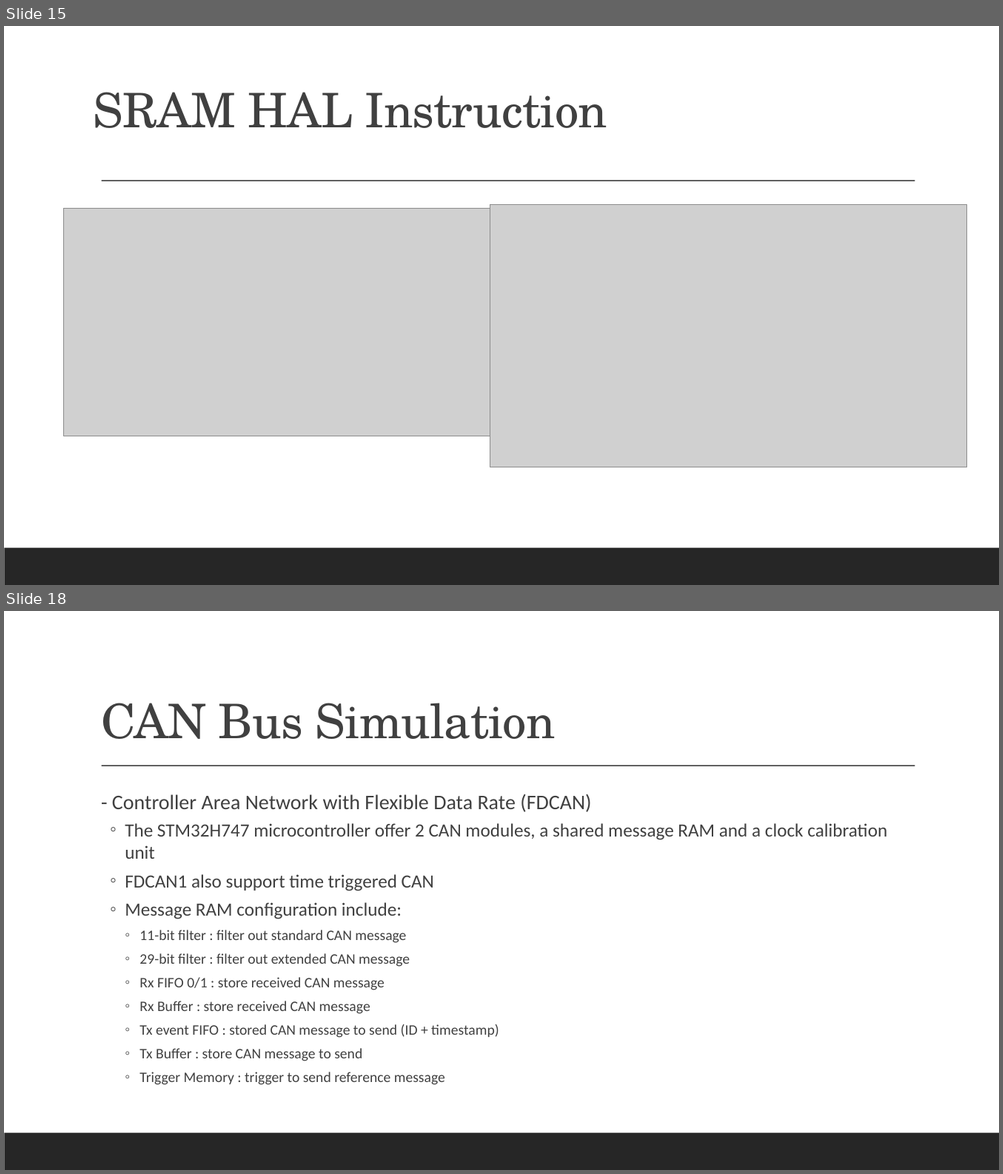
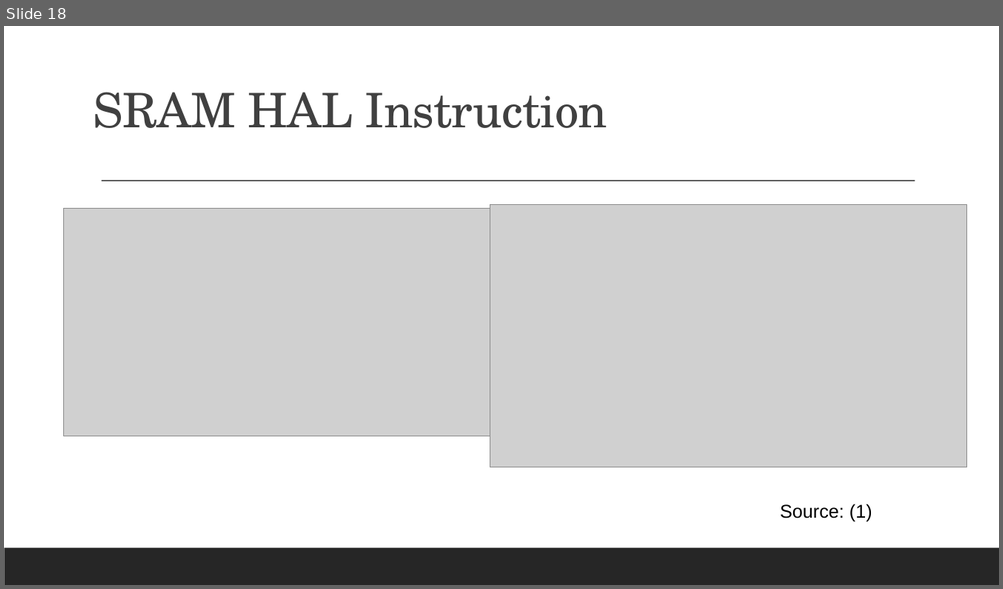
Before and after one commit to meomotminh/CAN-HAL, a slide deck: Thesis Present/PPT/Workshop 3 Presentation.odp. Shown one above the other, each under a label of ours: slides 15 and 18 before the commit, slide 18 after it; the slides between them are not shown. The pictures are 1003x1174 and 1003x589 pixels, drawn with LibreOffice and Linux fonts; fonts in the diff are those of the drawing; grey boxes stand for pictures. Boxes give left, top, right and bottom in pixels: in the first picture for what was removed or moved away, otherwise in the second. Text is boxed around its words. In the diff, an @@ line names an element or a change of style, - is before the commit and + after.

```diff
--- a/Thesis Present/PPT/Workshop 3 Presentation.odp
+++ b/Thesis Present/PPT/Workshop 3 Presentation.odp
@@ slide 18 removed at <box>4,611,999,1170</box>, background #FFFFFF; not listed: 2 template elements that a slide beside it also shows @@
@@ title removed at <box>101,703,555,739</box> @@
-CAN Bus Simulation
@@ text removed at <box>112,794,887,1085</box> @@
-  - Controller Area Network with Flexible Data Rate (FDCAN)
-  ◦ The STM32H747 microcontroller offer 2 CAN modules, a shared message RAM and a clock calibration unit
-  ◦ FDCAN1 also support time triggered CAN
-  ◦ Message RAM configuration include:
-    ◦ 11-bit filter : filter out standard CAN message
-    ◦ 29-bit filter : filter out extended CAN message
-    ◦ Rx FIFO 0/1 : store received CAN message
-    ◦ Rx Buffer : store received CAN message
-    ◦ Tx event FIFO : stored CAN message to send (ID + timestamp)
-    ◦ Tx Buffer : store CAN message to send
-    ◦ Trigger Memory : trigger to send reference message
@@ what was slide 15 is now slide 18 @@
@@ slide 18 changed as well @@
@@ text added at <box>780,504,872,522</box>, 18 pt, text #000000 @@
+Source: (1)
```
Also in this commit, not shown: 9 other slides changed, 12 slides added, 13 other slides removed, 7 other files.
